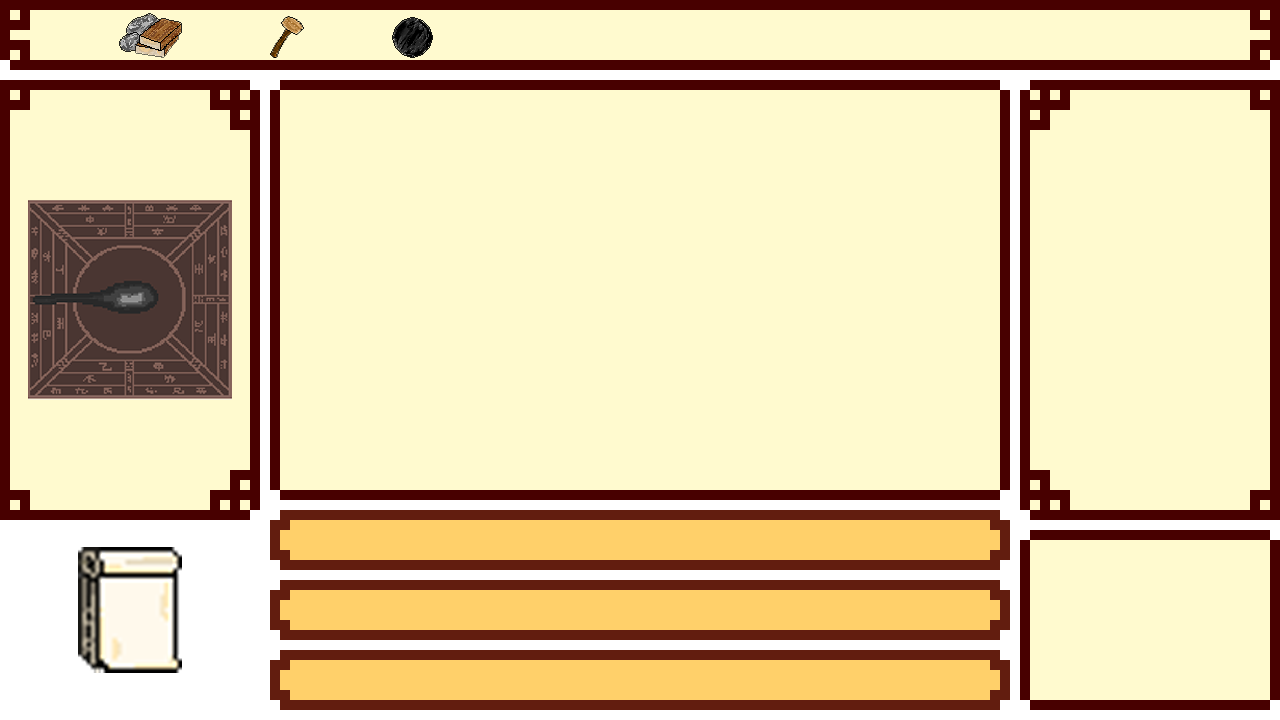
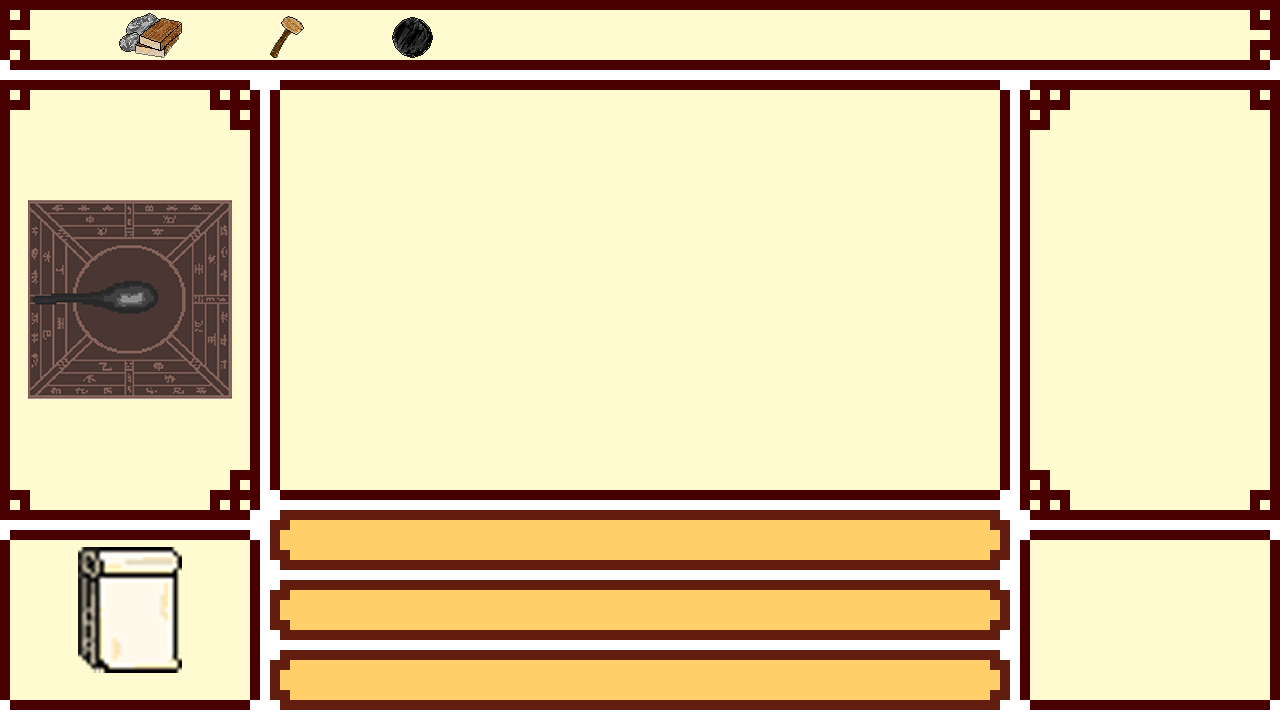
Layer changes from the first (1280, 720) image to the second:
moved "日历" above "鸣金" over [78, 547, 182, 673]
added layer "鸣金" (1st of 2, in "组 1") in group "组 1" over [0, 530, 260, 710]
